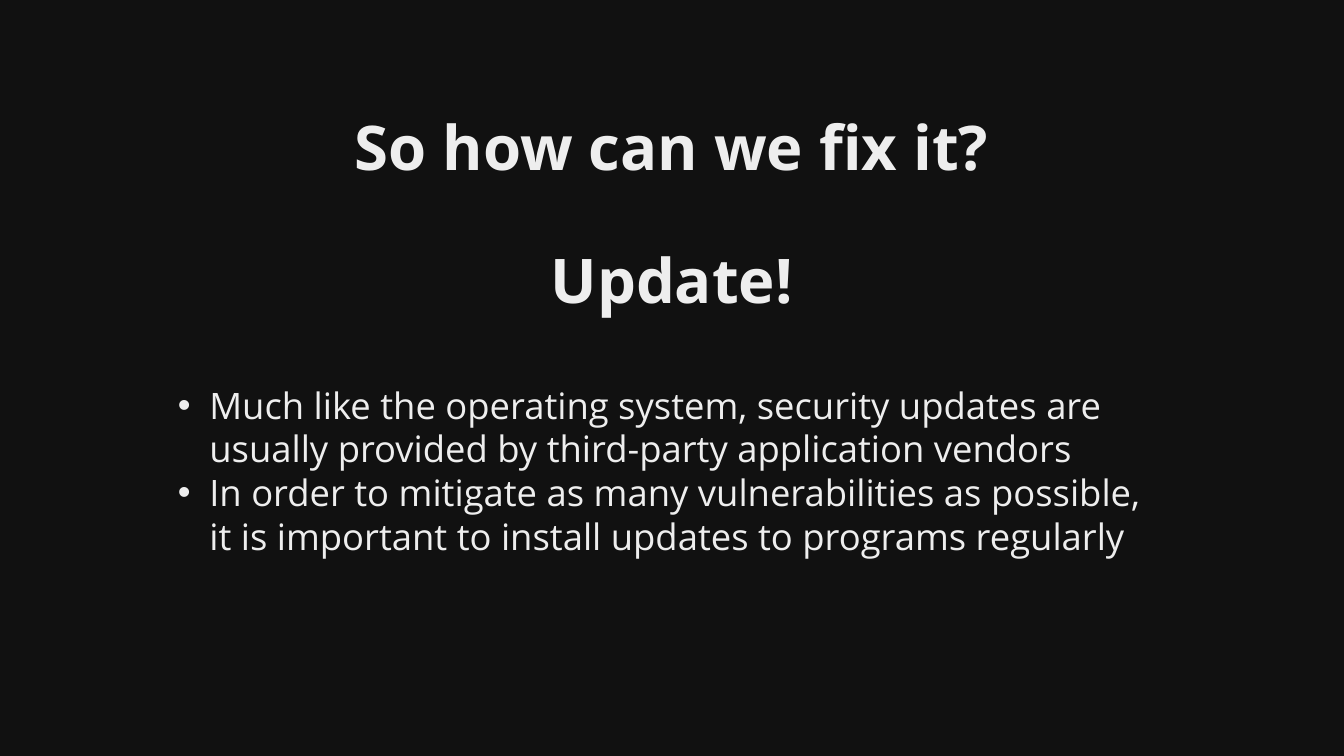
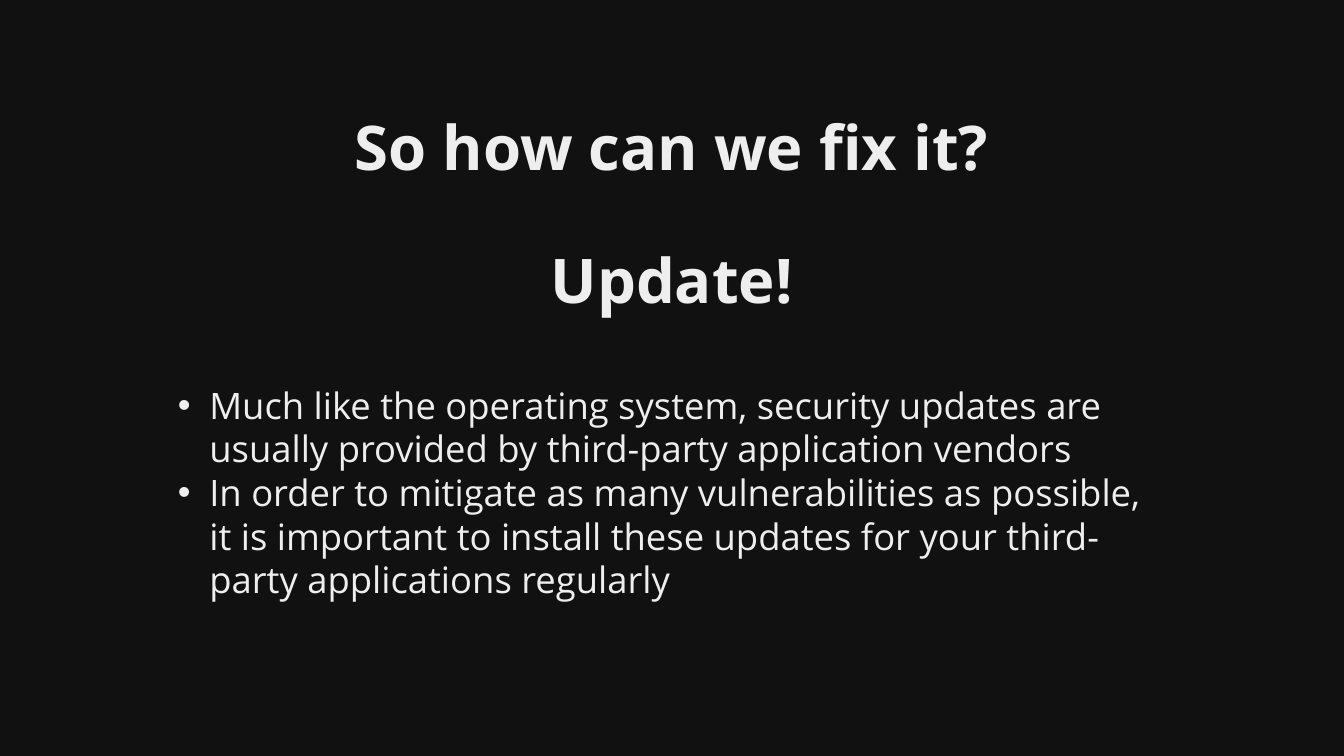
Before and after one commit to martymcflywa/ecu, a slide deck: slide 33 of year_1/sem_2/CSI1101_computer_security/0b_assignment_2_[22MAY15_0900]/dev/CSI1101_PONCE_A2_v01.pptx. Drawn at 1344x756 pixels with LibreOffice and Linux fonts; fonts in the diff are those of the drawing. Boxes give left, top, right and bottom in pixels: in the first picture for what was removed or moved away, otherwise in the second. Text is boxed around its words. In the diff, an @@ line names an element or a change of style, - is before the commit and + after.

```diff
--- a/year_1/sem_2/CSI1101_computer_security/0b_assignment_2_[22MAY15_0900]/dev/CSI1101_PONCE_A2_v01.pptx
+++ b/year_1/sem_2/CSI1101_computer_security/0b_assignment_2_[22MAY15_0900]/dev/CSI1101_PONCE_A2_v01.pptx
@@ text at (209,478,1140,602): text changed @@
-• In order to mitigate as many vulnerabilities as possible, it is important to install updates to programs regularly
+• In order to mitigate as many vulnerabilities as possible, it is important to install these updates for your third-party applications regularly
```
Also in this commit, not shown: 2 other slides changed.
